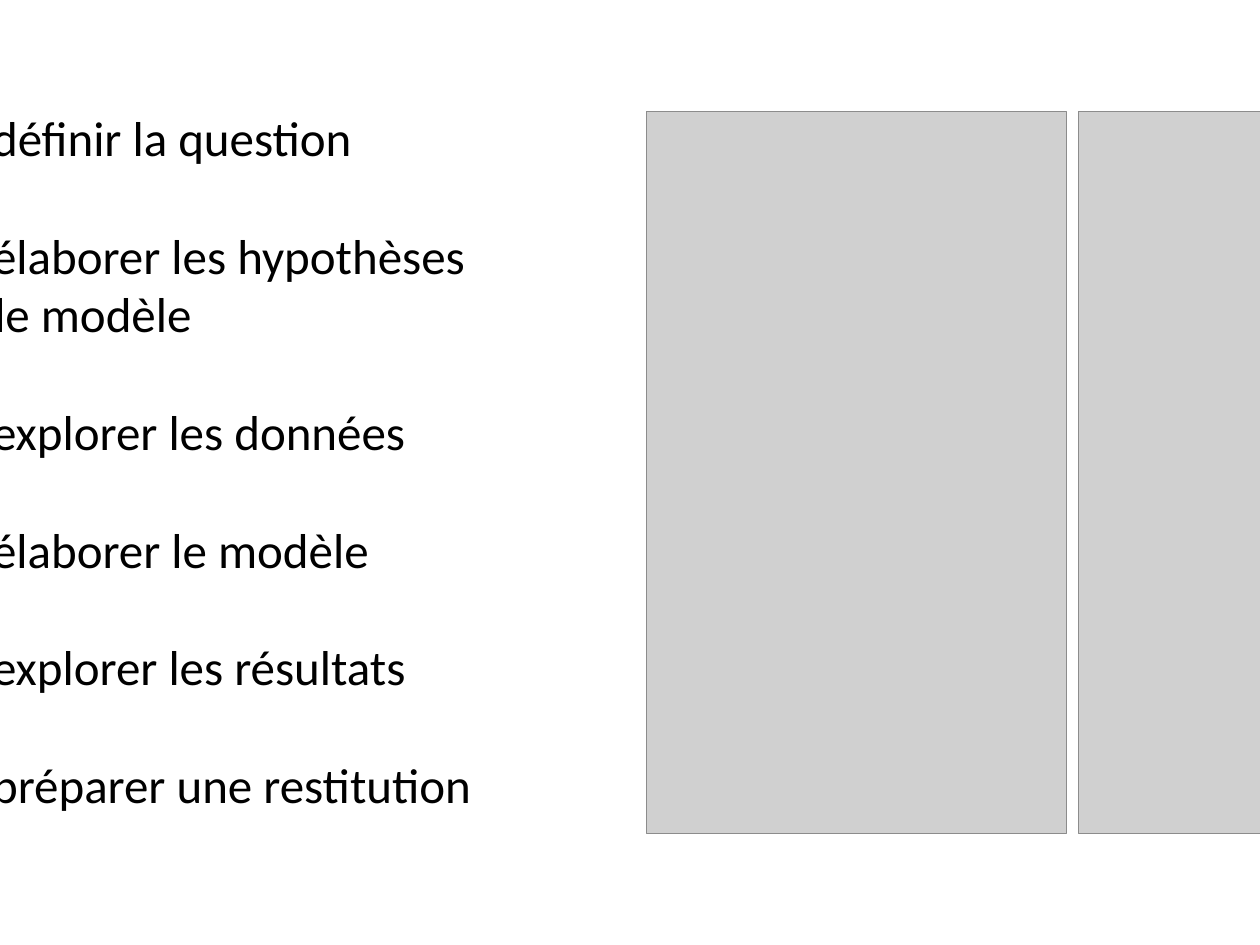
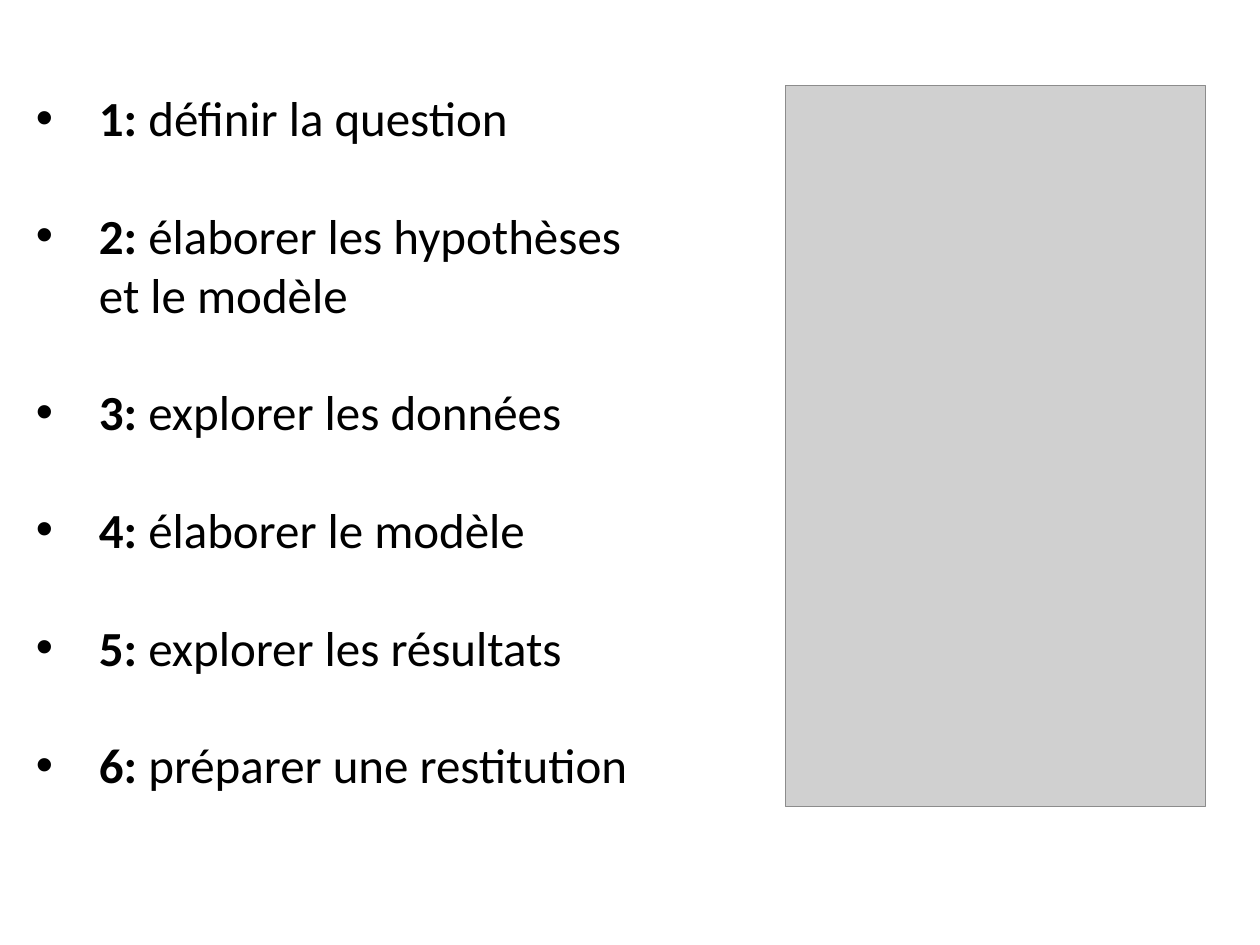
Before and after one commit to jybarnagaud/ephe-certificat-stat-3, a slide deck: slide 5 of 3_mercredi/ephe-certificat-analyse-donnees-3-mercredi.pptx (slide 4 before the commit). Drawn at 1260x945 pixels with LibreOffice and Linux fonts; fonts in the diff are those of the drawing; grey boxes stand for pictures. Boxes give left, top, right and bottom in pixels: in the first picture for what was removed or moved away, otherwise in the second. Text is boxed around its words. In the diff, an @@ line names an element or a change of style, - is before the commit and + after.

```diff
--- a/3_mercredi/ephe-certificat-analyse-donnees-3-mercredi.pptx
+++ b/3_mercredi/ephe-certificat-analyse-donnees-3-mercredi.pptx
@@ text "1: définir la question" rewrapped from (0, 122, 471, 811) to (99, 102, 628, 791) @@
@@ picture: place and size @@
-picture at (646, 112, 1066, 834)
+picture at (786, 86, 1206, 808)
@@ picture removed at (1079, 111, 1260, 833) @@
```
Also in this commit, not shown: 2 other slides changed, 17 slides added, 30 other files.
